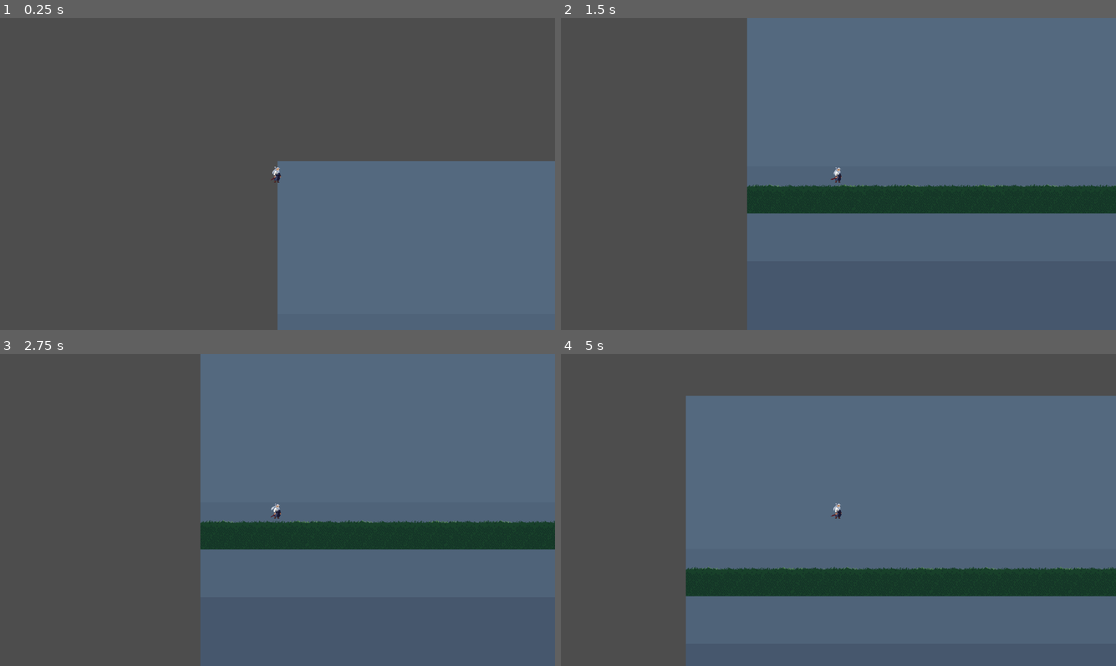
Above: before the commit, frames 1-4 (two rows, left to right).
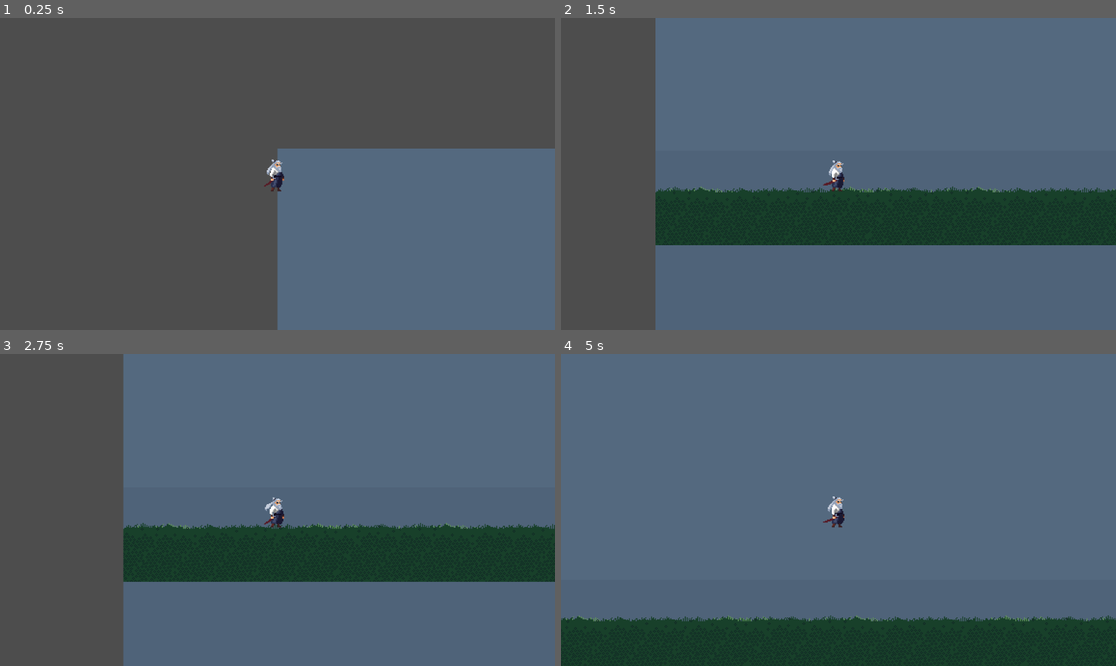
Above: after the commit, the same moments.

Repository: Sylvvs/teknik-fagsuge-1
Game: Godot game, scene res://scenes/forest.tscn
Two runs of this game, one before a commit and one after it. Both use one fixed random seed, a clock stepped at 60 frames per second and the inputs below. The project has no main scene, so this scene is started directly.
Inputs:
- Up to frame 1 (0.25 s): no input
- Up to frame 2 (1.5 s): hold Right (ui_right) from 0.53 s (still down); tap Up (ui_up) at 0.77 s
- Up to frame 3 (2.75 s): tap Up (ui_up) at 1.52 s; release Right (ui_right) at 2.03 s; hold Left (ui_left) from 2.03 s (still down)
- Up to frame 4 (5 s): release Left (ui_left) at 2.78 s; hold Right (ui_right) 2.78-4.28 s; tap Up (ui_up) at 3.02, 3.77, 4.52 s; hold Left (ui_left) from 4.28 s (still down)

The runs differ from the first frame. In frame 1, 2.2% of the frame differs, in the area x 47-100%, y 41-56%; in frame 2, 24%; in frame 3, 22%; in frame 4, 52%, in the area x 0-100%, y 0-100%.

Commit message:
idk what i did
yippeee

Diff:
--- a/scenes/forest.tscn
+++ b/scenes/forest.tscn
@@ -2855,121 +2855,121 @@
 [sub_resource type="TileSetAtlasSource" id="TileSetAtlasSource_0afsd"]
 texture = ExtResource("1_xijx7")
 0:45/0 = 0
-0:45/0/physics_layer_0/polygon_0/points = PackedVector2Array(-8, -8, 8, -8, 8, 8, -8, 8)
+0:45/0/physics_layer_0/polygon_0/points = PackedVector2Array(-8, 0, 8, -0.0989227, 8, 8, -8, 8)
 1:45/0 = 0
-1:45/0/physics_layer_0/polygon_0/points = PackedVector2Array(-8, -8, 8, -8, 8, 8, -8, 8)
+1:45/0/physics_layer_0/polygon_0/points = PackedVector2Array(-8, 0, 8, -0.0989227, 8, 8, -8, 8)
 2:45/0 = 0
-2:45/0/physics_layer_0/polygon_0/points = PackedVector2Array(-8, -8, 8, -8, 8, 8, -8, 8)
+2:45/0/physics_layer_0/polygon_0/points = PackedVector2Array(-8, 0, 8, -0.0989227, 8, 8, -8, 8)
 3:45/0 = 0
-3:45/0/physics_layer_0/polygon_0/points = PackedVector2Array(-8, -8, 8, -8, 8, 8, -8, 8)
+3:45/0/physics_layer_0/polygon_0/points = PackedVector2Array(-8, 0, 8, -0.0989227, 8, 8, -8, 8)
 4:45/0 = 0
-4:45/0/physics_layer_0/polygon_0/points = PackedVector2Array(-8, -8, 8, -8, 8, 8, -8, 8)
+4:45/0/physics_layer_0/polygon_0/points = PackedVector2Array(-8, 0, 8, -0.0989227, 8, 8, -8, 8)
 5:45/0 = 0
-5:45/0/physics_layer_0/polygon_0/points = PackedVector2Array(-8, -8, 8, -8, 8, 8, -8, 8)
+5:45/0/physics_layer_0/polygon_0/points = PackedVector2Array(-8, 0, 8, -0.0989227, 8, 8, -8, 8)
 6:45/0 = 0
-6:45/0/physics_layer_0/polygon_0/points = PackedVector2Array(-8, -8, 8, -8, 8, 8, -8, 8)
+6:45/0/physics_layer_0/polygon_0/points = PackedVector2Array(-8, 0, 8, -0.0989227, 8, 8, -8, 8)
 7:45/0 = 0
-7:45/0/physics_layer_0/polygon_0/points = PackedVector2Array(-8, -8, 8, -8, 8, 8, -8, 8)
+7:45/0/physics_layer_0/polygon_0/points = PackedVector2Array(-8, 0, 8, -0.0989227, 8, 8, -8, 8)
 8:45/0 = 0
-8:45/0/physics_layer_0/polygon_0/points = PackedVector2Array(-8, -8, 8, -8, 8, 8, -8, 8)
+8:45/0/physics_layer_0/polygon_0/points = PackedVector2Array(-8, 0, 8, -0.0989227, 8, 8, -8, 8)
 9:45/0 = 0
-9:45/0/physics_layer_0/polygon_0/points = PackedVector2Array(-8, -8, 8, -8, 8, 8, -8, 8)
+9:45/0/physics_layer_0/polygon_0/points = PackedVector2Array(-8, 0, 8, -0.0989227, 8, 8, -8, 8)
 10:45/0 = 0
-10:45/0/physics_layer_0/polygon_0/points = PackedVector2Array(-8, -8, 8, -8, 8, 8, -8, 8)
+10:45/0/physics_layer_0/polygon_0/points = PackedVector2Array(-8, 0, 8, -0.0989227, 8, 8, -8, 8)
 11:45/0 = 0
-11:45/0/physics_layer_0/polygon_0/points = PackedVector2Array(-8, -8, 8, -8, 8, 8, -8, 8)
+11:45/0/physics_layer_0/polygon_0/points = PackedVector2Array(-8, 0, 8, -0.0989227, 8, 8, -8, 8)
 12:45/0 = 0
-12:45/0/physics_layer_0/polygon_0/points = PackedVector2Array(-8, -8, 8, -8, 8, 8, -8, 8)
+12:45/0/physics_layer_0/polygon_0/points = PackedVector2Array(-8, 0, 8, -0.0989227, 8, 8, -8, 8)
 13:45/0 = 0
-13:45/0/physics_layer_0/polygon_0/points = PackedVector2Array(-8, -8, 8, -8, 8, 8, -8, 8)
+13:45/0/physics_layer_0/polygon_0/points = PackedVector2Array(-8, 0, 8, -0.0989227, 8, 8, -8, 8)
 14:45/0 = 0
-14:45/0/physics_layer_0/polygon_0/points = PackedVector2Array(-8, -8, 8, -8, 8, 8, -8, 8)
+14:45/0/physics_layer_0/polygon_0/points = PackedVector2Array(-8, 0, 8, -0.0989227, 8, 8, -8, 8)
 15:45/0 = 0
-15:45/0/physics_layer_0/polygon_0/points = PackedVector2Array(-8, -8, 8, -8, 8, 8, -8, 8)
+15:45/0/physics_layer_0/polygon_0/points = PackedVector2Array(-8, 0, 8, -0.0989227, 8, 8, -8, 8)
 16:45/0 = 0
-16:45/0/physics_layer_0/polygon_0/points = PackedVector2Array(-8, -8, 8, -8, 8, 8, -8, 8)
+16:45/0/physics_layer_0/polygon_0/points = PackedVector2Array(-8, 0, 8, -0.0989227, 8, 8, -8, 8)
 17:45/0 = 0
-17:45/0/physics_layer_0/polygon_0/points = PackedVector2Array(-8, -8, 8, -8, 8, 8, -8, 8)
+17:45/0/physics_layer_0/polygon_0/points = PackedVector2Array(-8, 0, 8, -0.0989227, 8, 8, -8, 8)
 18:45/0 = 0
-18:45/0/physics_layer_0/polygon_0/points = PackedVector2Array(-8, -8, 8, -8, 8, 8, -8, 8)
+18:45/0/physics_layer_0/polygon_0/points = PackedVector2Array(-8, 0, 8, -0.0989227, 8, 8, -8, 8)
 19:45/0 = 0
-19:45/0/physics_layer_0/polygon_0/points = PackedVector2Array(-8, -8, 8, -8, 8, 8, -8, 8)
+19:45/0/physics_layer_0/polygon_0/points = PackedVector2Array(-8, 0, 8, -0.0989227, 8, 8, -8, 8)
 20:45/0 = 0
-20:45/0/physics_layer_0/polygon_0/points = PackedVector2Array(-8, -8, 8, -8, 8, 8, -8, 8)
+20:45/0/physics_layer_0/polygon_0/points = PackedVector2Array(-8, 0, 8, -0.0989227, 8, 8, -8, 8)
 21:45/0 = 0
-21:45/0/physics_layer_0/polygon_0/points = PackedVector2Array(-8, -8, 8, -8, 8, 8, -8, 8)
+21:45/0/physics_layer_0/polygon_0/points = PackedVector2Array(-8, 0, 8, -0.0989227, 8, 8, -8, 8)
 22:45/0 = 0
-22:45/0/physics_layer_0/polygon_0/points = PackedVector2Array(-8, -8, 8, -8, 8, 8, -8, 8)
+22:45/0/physics_layer_0/polygon_0/points = PackedVector2Array(-8, 0, 8, -0.0989227, 8, 8, -8, 8)
 23:45/0 = 0
-23:45/0/physics_layer_0/polygon_0/points = PackedVector2Array(-8, -8, 8, -8, 8, 8, -8, 8)
+23:45/0/physics_layer_0/polygon_0/points = PackedVector2Array(-8, 0, 8, -0.0989227, 8, 8, -8, 8)
 24:45/0 = 0
-24:45/0/physics_layer_0/polygon_0/points = PackedVector2Array(-8, -8, 8, -8, 8, 8, -8, 8)
+24:45/0/physics_layer_0/polygon_0/points = PackedVector2Array(-8, 0, 8, -0.0989227, 8, 8, -8, 8)
 25:45/0 = 0
-25:45/0/physics_layer_0/polygon_0/points = PackedVector2Array(-8, -8, 8, -8, 8, 8, -8, 8)
+25:45/0/physics_layer_0/polygon_0/points = PackedVector2Array(-8, 0, 8, -0.0989227, 8, 8, -8, 8)
 26:45/0 = 0
-26:45/0/physics_layer_0/polygon_0/points = PackedVector2Array(-8, -8, 8, -8, 8, 8, -8, 8)
+26:45/0/physics_layer_0/polygon_0/points = PackedVector2Array(-8, 0, 8, -0.0989227, 8, 8, -8, 8)
 27:45/0 = 0
-27:45/0/physics_layer_0/polygon_0/points = PackedVector2Array(-8, -8, 8, -8, 8, 8, -8, 8)
+27:45/0/physics_layer_0/polygon_0/points = PackedVector2Array(-8, 0, 8, -0.0989227, 8, 8, -8, 8)
 28:45/0 = 0
-28:45/0/physics_layer_0/polygon_0/points = PackedVector2Array(-8, -8, 8, -8, 8, 8, -8, 8)
+28:45/0/physics_layer_0/polygon_0/points = PackedVector2Array(-8, 0, 8, -0.0989227, 8, 8, -8, 8)
 29:45/0 = 0
-29:45/0/physics_layer_0/polygon_0/points = PackedVector2Array(-8, -8, 8, -8, 8, 8, -8, 8)
+29:45/0/physics_layer_0/polygon_0/points = PackedVector2Array(-8, 0, 8, -0.0989227, 8, 8, -8, 8)
 30:45/0 = 0
-30:45/0/physics_layer_0/polygon_0/points = PackedVector2Array(-8, -8, 8, -8, 8, 8, -8, 8)
+30:45/0/physics_layer_0/polygon_0/points = PackedVector2Array(-8, 0, 8, -0.0989227, 8, 8, -8, 8)
 31:45/0 = 0
-31:45/0/physics_layer_0/polygon_0/points = PackedVector2Array(-8, -8, 8, -8, 8, 8, -8, 8)
+31:45/0/physics_layer_0/polygon_0/points = PackedVector2Array(-8, 0, 8, -0.0989227, 8, 8, -8, 8)
 32:45/0 = 0
-32:45/0/physics_layer_0/polygon_0/points = PackedVector2Array(-8, -8, 8, -8, 8, 8, -8, 8)
+32:45/0/physics_layer_0/polygon_0/points = PackedVector2Array(-8, 0, 8, -0.0989227, 8, 8, -8, 8)
 33:45/0 = 0
-33:45/0/physics_layer_0/polygon_0/points = PackedVector2Array(-8, -8, 8, -8, 8, 8, -8, 8)
+33:45/0/physics_layer_0/polygon_0/points = PackedVector2Array(-8, 0, 8, -0.0989227, 8, 8, -8, 8)
 34:45/0 = 0
-34:45/0/physics_layer_0/polygon_0/points = PackedVector2Array(-8, -8, 8, -8, 8, 8, -8, 8)
+34:45/0/physics_layer_0/polygon_0/points = PackedVector2Array(-8, 0, 8, -0.0989227, 8, 8, -8, 8)
 35:45/0 = 0
-35:45/0/physics_layer_0/polygon_0/points = PackedVector2Array(-8, -8, 8, -8, 8, 8, -8, 8)
+35:45/0/physics_layer_0/polygon_0/points = PackedVector2Array(-8, 0, 8, -0.0989227, 8, 8, -8, 8)
 36:45/0 = 0
-36:45/0/physics_layer_0/polygon_0/points = PackedVector2Array(-8, -8, 8, -8, 8, 8, -8, 8)
+36:45/0/physics_layer_0/polygon_0/points = PackedVector2Array(-8, 0, 8, -0.0989227, 8, 8, -8, 8)
 37:45/0 = 0
-37:45/0/physics_layer_0/polygon_0/points = PackedVector2Array(-8, -8, 8, -8, 8, 8, -8, 8)
+37:45/0/physics_layer_0/polygon_0/points = PackedVector2Array(-8, 0, 8, -0.0989227, 8, 8, -8, 8)
 38:45/0 = 0
-38:45/0/physics_layer_0/polygon_0/points = PackedVector2Array(-8, -8, 8, -8, 8, 8, -8, 8)
+38:45/0/physics_layer_0/polygon_0/points = PackedVector2Array(-8, 0, 8, -0.0989227, 8, 8, -8, 8)
 39:45/0 = 0
-39:45/0/physics_layer_0/polygon_0/points = PackedVector2Array(-8, -8, 8, -8, 8, 8, -8, 8)
+39:45/0/physics_layer_0/polygon_0/points = PackedVector2Array(-8, 0, 8, -0.0989227, 8, 8, -8, 8)
 40:45/0 = 0
-40:45/0/physics_layer_0/polygon_0/points = PackedVector2Array(-8, -8, 8, -8, 8, 8, -8, 8)
+40:45/0/physics_layer_0/polygon_0/points = PackedVector2Array(-8, 0, 8, -0.0989227, 8, 8, -8, 8)
 41:45/0 = 0
-41:45/0/physics_layer_0/polygon_0/points = PackedVector2Array(-8, -8, 8, -8, 8, 8, -8, 8)
+41:45/0/physics_layer_0/polygon_0/points = PackedVector2Array(-8, 0, 8, -0.0989227, 8, 8, -8, 8)
 42:45/0 = 0
-42:45/0/physics_layer_0/polygon_0/points = PackedVector2Array(-8, -8, 8, -8, 8, 8, -8, 8)
+42:45/0/physics_layer_0/polygon_0/points = PackedVector2Array(-8, 0, 8, -0.0989227, 8, 8, -8, 8)
 43:45/0 = 0
-43:45/0/physics_layer_0/polygon_0/points = PackedVector2Array(-8, -8, 8, -8, 8, 8, -8, 8)
+43:45/0/physics_layer_0/polygon_0/points = PackedVector2Array(-8, 0, 8, -0.0989227, 8, 8, -8, 8)
 44:45/0 = 0
-44:45/0/physics_layer_0/polygon_0/points = PackedVector2Array(-8, -8, 8, -8, 8, 8, -8, 8)
+44:45/0/physics_layer_0/polygon_0/points = PackedVector2Array(-8, 0, 8, -0.0989227, 8, 8, -8, 8)
 45:45/0 = 0
-45:45/0/physics_layer_0/polygon_0/points = PackedVector2Array(-8, -8, 8, -8, 8, 8, -8, 8)
+45:45/0/physics_layer_0/polygon_0/points = PackedVector2Array(-8, 0, 8, -0.0989227, 8, 8, -8, 8)
 46:45/0 = 0
-46:45/0/physics_layer_0/polygon_0/points = PackedVector2Array(-8, -8, 8, -8, 8, 8, -8, 8)
+46:45/0/physics_layer_0/polygon_0/points = PackedVector2Array(-8, 0, 8, -0.0989227, 8, 8, -8, 8)
 47:45/0 = 0
-47:45/0/physics_layer_0/polygon_0/points = PackedVector2Array(-8, -8, 8, -8, 8, 8, -8, 8)
+47:45/0/physics_layer_0/polygon_0/points = PackedVector2Array(-8, 0, 8, -0.0989227, 8, 8, -8, 8)
 48:45/0 = 0
-48:45/0/physics_layer_0/polygon_0/points = PackedVector2Array(-8, -8, 8, -8, 8, 8, -8, 8)
+48:45/0/physics_layer_0/polygon_0/points = PackedVector2Array(-8, 0, 8, -0.0989227, 8, 8, -8, 8)
 49:45/0 = 0
-49:45/0/physics_layer_0/polygon_0/points = PackedVector2Array(-8, -8, 8, -8, 8, 8, -8, 8)
+49:45/0/physics_layer_0/polygon_0/points = PackedVector2Array(-8, 0, 8, -0.0989227, 8, 8, -8, 8)
 50:45/0 = 0
-50:45/0/physics_layer_0/polygon_0/points = PackedVector2Array(-8, -8, 8, -8, 8, 8, -8, 8)
+50:45/0/physics_layer_0/polygon_0/points = PackedVector2Array(-8, 0, 8, -0.0989227, 8, 8, -8, 8)
 51:45/0 = 0
-51:45/0/physics_layer_0/polygon_0/points = PackedVector2Array(-8, -8, 8, -8, 8, 8, -8, 8)
+51:45/0/physics_layer_0/polygon_0/points = PackedVector2Array(-8, 0, 8, -0.0989227, 8, 8, -8, 8)
 52:45/0 = 0
-52:45/0/physics_layer_0/polygon_0/points = PackedVector2Array(-8, -8, 8, -8, 8, 8, -8, 8)
+52:45/0/physics_layer_0/polygon_0/points = PackedVector2Array(-8, 0, 8, -0.0989227, 8, 8, -8, 8)
 53:45/0 = 0
-53:45/0/physics_layer_0/polygon_0/points = PackedVector2Array(-8, -8, 8, -8, 8, 8, -8, 8)
+53:45/0/physics_layer_0/polygon_0/points = PackedVector2Array(-8, 0, 8, -0.0989227, 8, 8, -8, 8)
 54:45/0 = 0
-54:45/0/physics_layer_0/polygon_0/points = PackedVector2Array(-8, -8, 8, -8, 8, 8, -8, 8)
+54:45/0/physics_layer_0/polygon_0/points = PackedVector2Array(-8, 0, 8, -0.0989227, 8, 8, -8, 8)
 55:45/0 = 0
-55:45/0/physics_layer_0/polygon_0/points = PackedVector2Array(-8, -8, 8, -8, 8, 8, -8, 8)
+55:45/0/physics_layer_0/polygon_0/points = PackedVector2Array(-8, 0, 8, -0.0989227, 8, 8, -8, 8)
 56:45/0 = 0
-56:45/0/physics_layer_0/polygon_0/points = PackedVector2Array(-8, -8, 8, -8, 8, 8, -8, 8)
+56:45/0/physics_layer_0/polygon_0/points = PackedVector2Array(-8, 0, 8, -0.0989227, 8, 8, -8, 8)
 57:45/0 = 0
-57:45/0/physics_layer_0/polygon_0/points = PackedVector2Array(-8, -8, 8, -8, 8, 8, -8, 8)
+57:45/0/physics_layer_0/polygon_0/points = PackedVector2Array(-8, 0, 8, -0.0989227, 8, 8, -8, 8)
 0:46/0 = 0
 0:46/0/physics_layer_0/polygon_0/points = PackedVector2Array(-8, -8, 8, -8, 8, 8, -8, 8)
 1:46/0 = 0
@@ -6170,6 +6170,7 @@
 sources/1 = SubResource("TileSetAtlasSource_yj5dr")
 
 [node name="Forest" type="Node2D"]
+position = Vector2(1, 0)
 script = ExtResource("1_0afsd")
 
 [node name="TileMapLayer2" type="TileMapLayer" parent="."]
--- a/scenes/player.tscn
+++ b/scenes/player.tscn
@@ -6,6 +6,21 @@
 [sub_resource type="CapsuleShape2D" id="CapsuleShape2D_qhqgy"]
 radius = 8.0
 height = 26.0
+
+[sub_resource type="Animation" id="Animation_dqkch"]
+length = 0.001
+tracks/0/type = "value"
+tracks/0/imported = false
+tracks/0/enabled = true
+tracks/0/path = NodePath("CharacterBody2D/Animation Handler/Sprite2D:region_rect")
+tracks/0/interp = 1
+tracks/0/loop_wrap = true
+tracks/0/keys = {
+"times": PackedFloat32Array(0),
+"transitions": PackedFloat32Array(1),
+"update": 0,
+"values": [Rect2(32, 45, 36, 36)]
+}
 
 [sub_resource type="Animation" id="Animation_3vyb7"]
 resource_name = "idle"
@@ -24,21 +39,6 @@
 "values": [Rect2(32, 45, 36, 36), Rect2(128, 45, 36, 36), Rect2(224, 45, 36, 36), Rect2(320, 45, 36, 36), Rect2(416, 45, 36, 36), Rect2(512, 45, 36, 36), Rect2(608, 45, 36, 36), Rect2(704, 45, 36, 36), Rect2(800, 45, 36, 36), Rect2(896, 45, 36, 36), Rect2(32, 45, 36, 36)]
 }
 
-[sub_resource type="Animation" id="Animation_dqkch"]
-length = 0.001
-tracks/0/type = "value"
-tracks/0/imported = false
-tracks/0/enabled = true
-tracks/0/path = NodePath("CharacterBody2D/Animation Handler/Sprite2D:region_rect")
-tracks/0/interp = 1
-tracks/0/loop_wrap = true
-tracks/0/keys = {
-"times": PackedFloat32Array(0),
-"transitions": PackedFloat32Array(1),
-"update": 0,
-"values": [Rect2(32, 45, 36, 36)]
-}
-
 [sub_resource type="Animation" id="Animation_g2els"]
 resource_name = "walk"
 
@@ -49,12 +49,16 @@
 &"walk": SubResource("Animation_g2els")
 }
 
+[sub_resource type="RectangleShape2D" id="RectangleShape2D_g2els"]
+size = Vector2(29, 18)
+
 [node name="Player" type="Node2D"]
 
 [node name="CharacterBody2D" type="CharacterBody2D" parent="."]
 script = ExtResource("1_3vyb7")
 
 [node name="CollisionShape2D" type="CollisionShape2D" parent="CharacterBody2D"]
+visible = false
 position = Vector2(-1, 5)
 shape = SubResource("CapsuleShape2D_qhqgy")
 
@@ -73,3 +77,12 @@
 autoplay = "idle"
 
 [node name="Camera2D" type="Camera2D" parent="CharacterBody2D"]
+visible = false
+zoom = Vector2(2, 2)
+
+[node name="Area2D" type="Area2D" parent="CharacterBody2D"]
+collision_layer = 2
+
+[node name="CollisionShape2D" type="CollisionShape2D" parent="CharacterBody2D/Area2D"]
+position = Vector2(18.5, -1)
+shape = SubResource("RectangleShape2D_g2els")
Not shown: 1 places in scenes/player.tscn that only renumber resources
